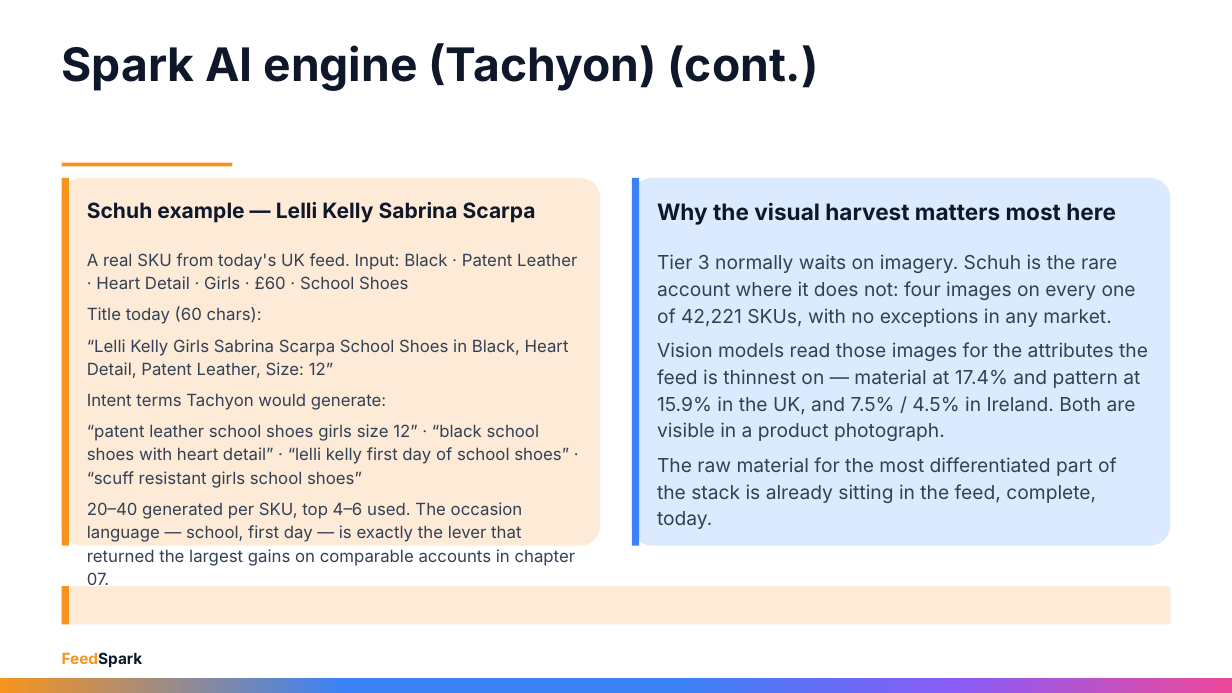
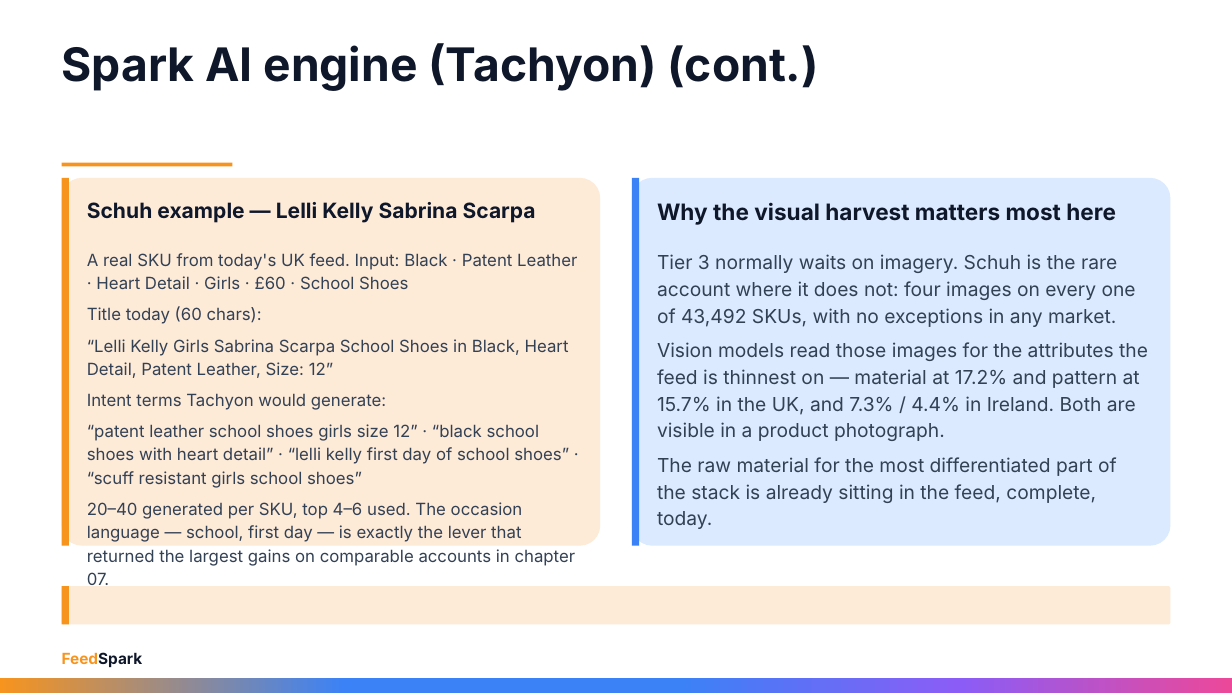
Before and after one commit to rayvtt/feedspark, a slide deck: slide 42 of docs/materials/Schuh_Strategy_Review_Sep26.pptx (slide 44 before the commit). Drawn at 1232x693 pixels with LibreOffice and Linux fonts; fonts in the diff are those of the drawing. Boxes give left, top, right and bottom in pixels: in the first picture for what was removed or moved away, otherwise in the second. Text is boxed around its words. In the diff, an @@ line names an element or a change of style, - is before the commit and + after.

```diff
--- a/docs/materials/Schuh_Strategy_Review_Sep26.pptx
+++ b/docs/materials/Schuh_Strategy_Review_Sep26.pptx
@@ text at [657,254,1148,441]: text changed @@
-Tier 3 normally waits on imagery. Schuh is the rare account where it does not: four images on every one of 42,221 SKUs, with no exceptions in any market.
-Vision models read those images for the attributes the feed is thinnest on — material at 17.4% and pattern at 15.9% in the UK, and 7.5% / 4.5% in Ireland. Both are visible in a product photograph.
+Tier 3 normally waits on imagery. Schuh is the rare account where it does not: four images on every one of 43,492 SKUs, with no exceptions in any market.
+Vision models read those images for the attributes the feed is thinnest on — material at 17.2% and pattern at 15.7% in the UK, and 7.3% / 4.4% in Ireland. Both are visible in a product photograph.
```
Also in this commit, not shown: 22 other slides changed, 5 slides added, 7 slides removed, 2 other files.
